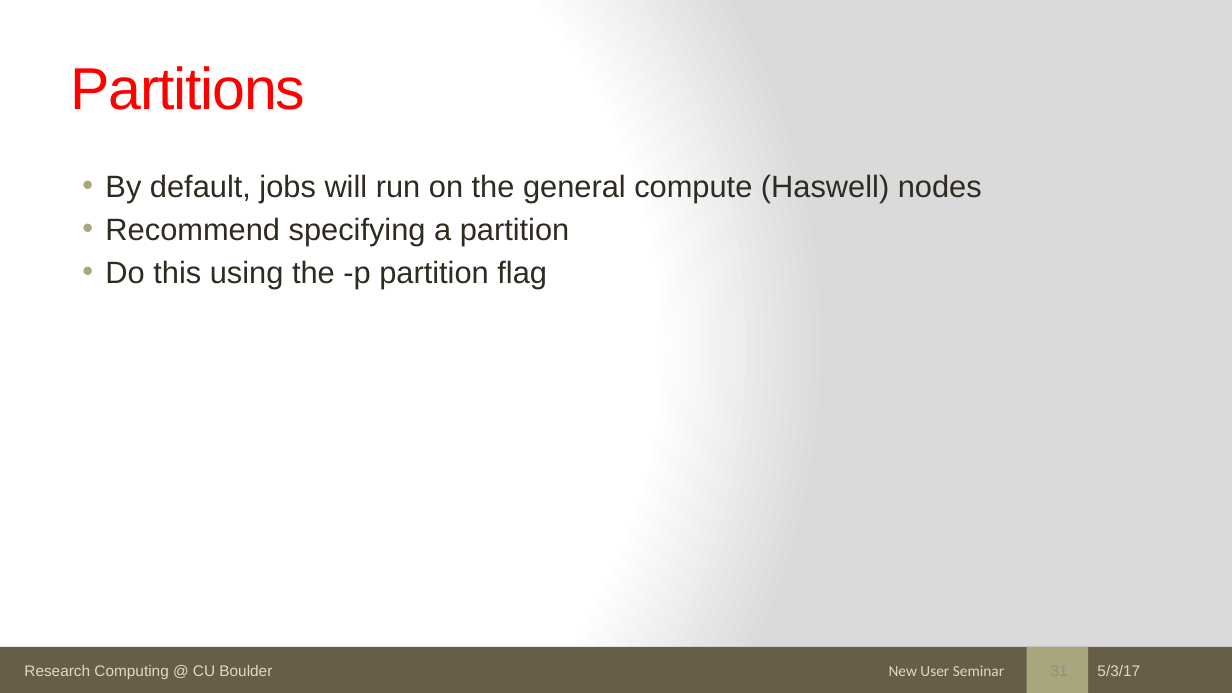
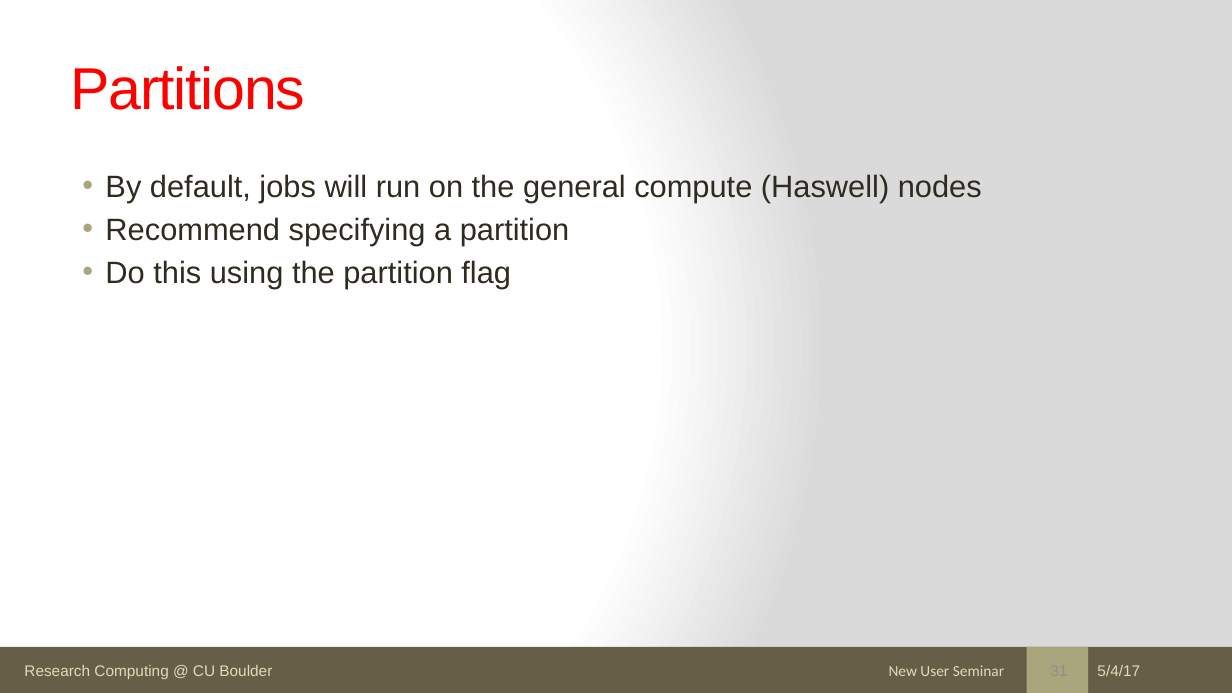
Before and after one commit to ResearchComputing/New_User_Seminar, a slide deck: slide 31 of rc_new_user_seminar_2017.pptx. Drawn at 1232x693 pixels with LibreOffice and Linux fonts; fonts in the diff are those of the drawing. Boxes give left, top, right and bottom in pixels: in the first picture for what was removed or moved away, otherwise in the second. Text is boxed around its words. In the diff, an @@ line names an element or a change of style, - is before the commit and + after.

```diff
--- a/rc_new_user_seminar_2017.pptx
+++ b/rc_new_user_seminar_2017.pptx
@@ text at bbox=[105, 260, 511, 288]: text changed @@
-• Do this using the -p partition flag
+• Do this using the partition flag
@@ text at bbox=[1097, 665, 1140, 676]: text changed @@
-5/3/17
+5/4/17
```
Also in this commit, not shown: 55 other slides changed, 2 slides removed, 1 other file.
